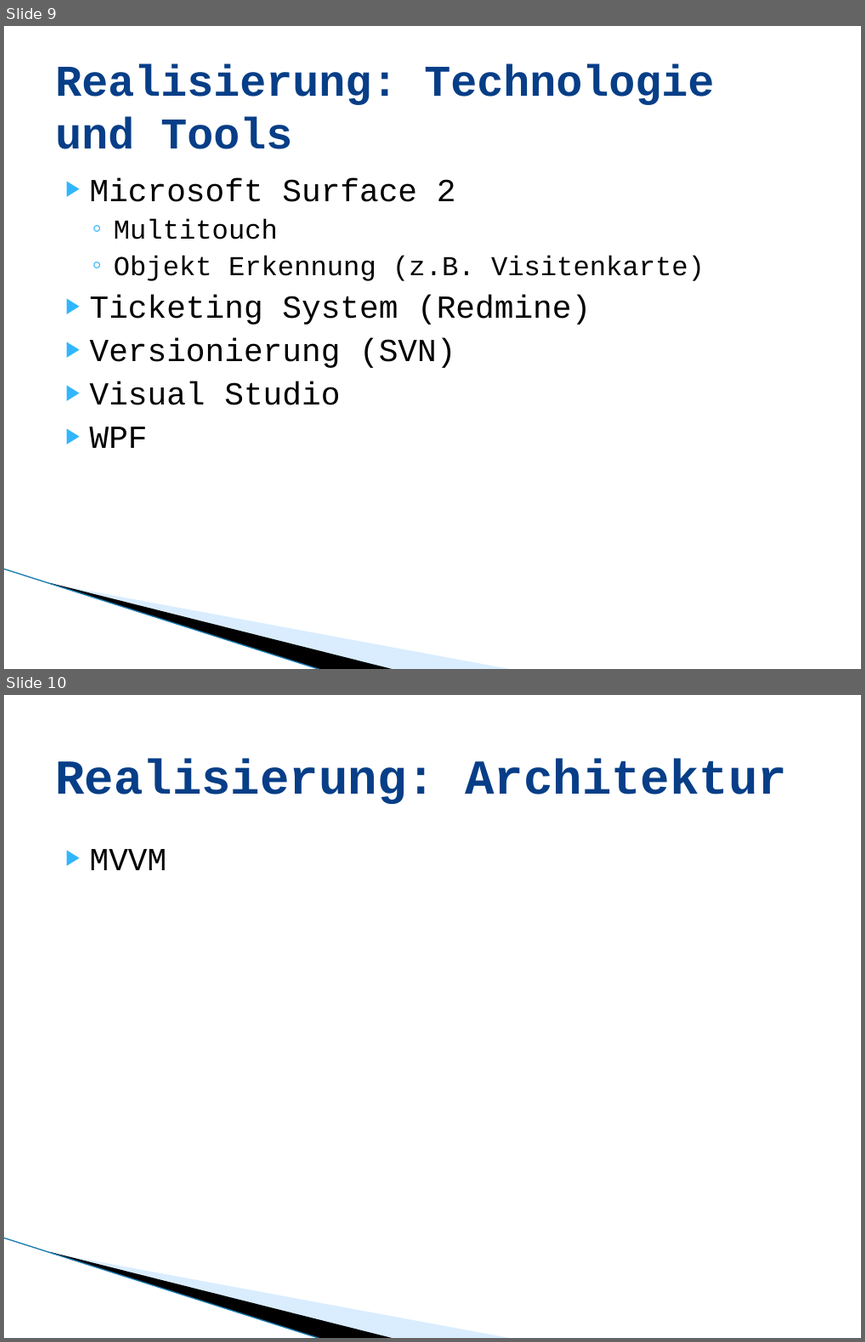
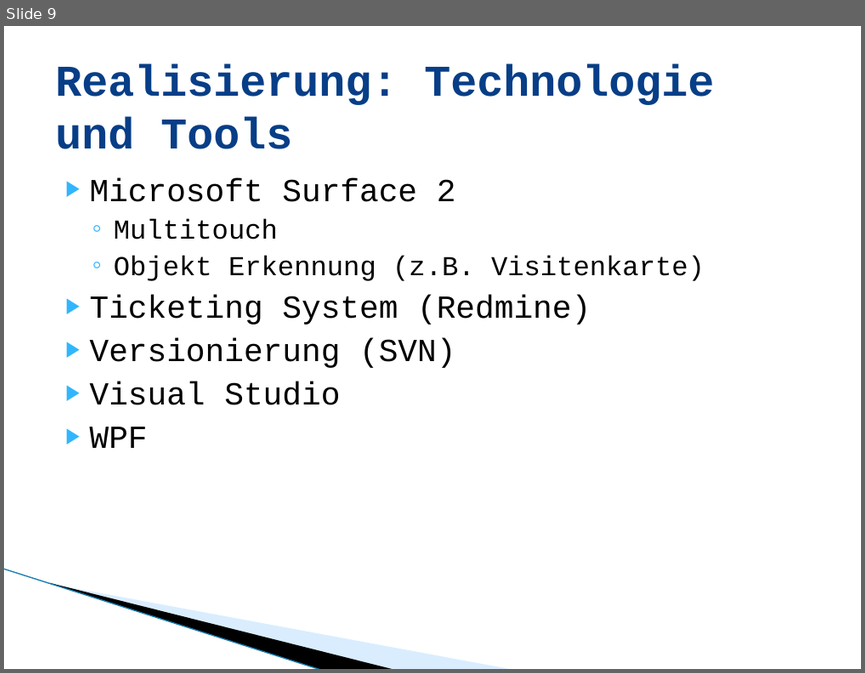
Before and after one commit to lukaselmer/student-thesis-flip, a slide deck: doc/media/flip_zuehlke_praesentation.pptx. Shown one above the other, each under a label of ours: slides 9 and 10 before the commit, slide 9 after it. The pictures are 865x1342 and 865x673 pixels, drawn with LibreOffice and Linux fonts; fonts in the diff are those of the drawing; background and template pictures are left out. Boxes give left, top, right and bottom in pixels: in the first picture for what was removed or moved away, otherwise in the second. Text is boxed around its words. In the diff, an @@ line names an element or a change of style, - is before the commit and + after.

```diff
--- a/doc/media/flip_zuehlke_praesentation.pptx
+++ b/doc/media/flip_zuehlke_praesentation.pptx
@@ slide 10 removed at bbox=[4, 695, 861, 1338], background #FFFFFF; not listed: 3 template elements that a slide beside it also shows @@
@@ title removed at bbox=[55, 758, 787, 804] @@
-Realisierung: Architektur
@@ text removed at bbox=[90, 849, 167, 870] @@
-▶ MVVM
```
Also in this commit, not shown: 5 slides changed, 11 slides added, 1 other slide removed.
